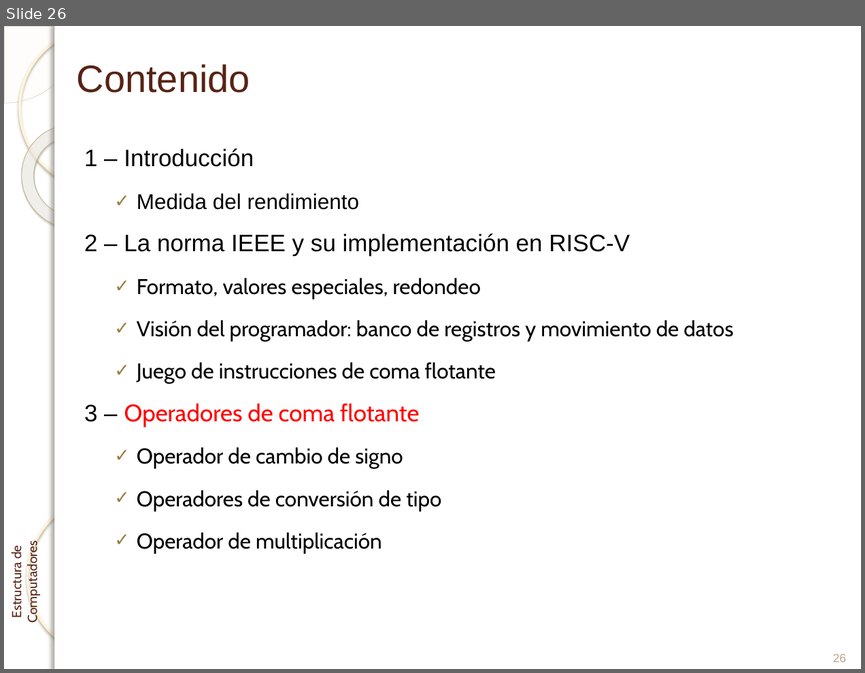
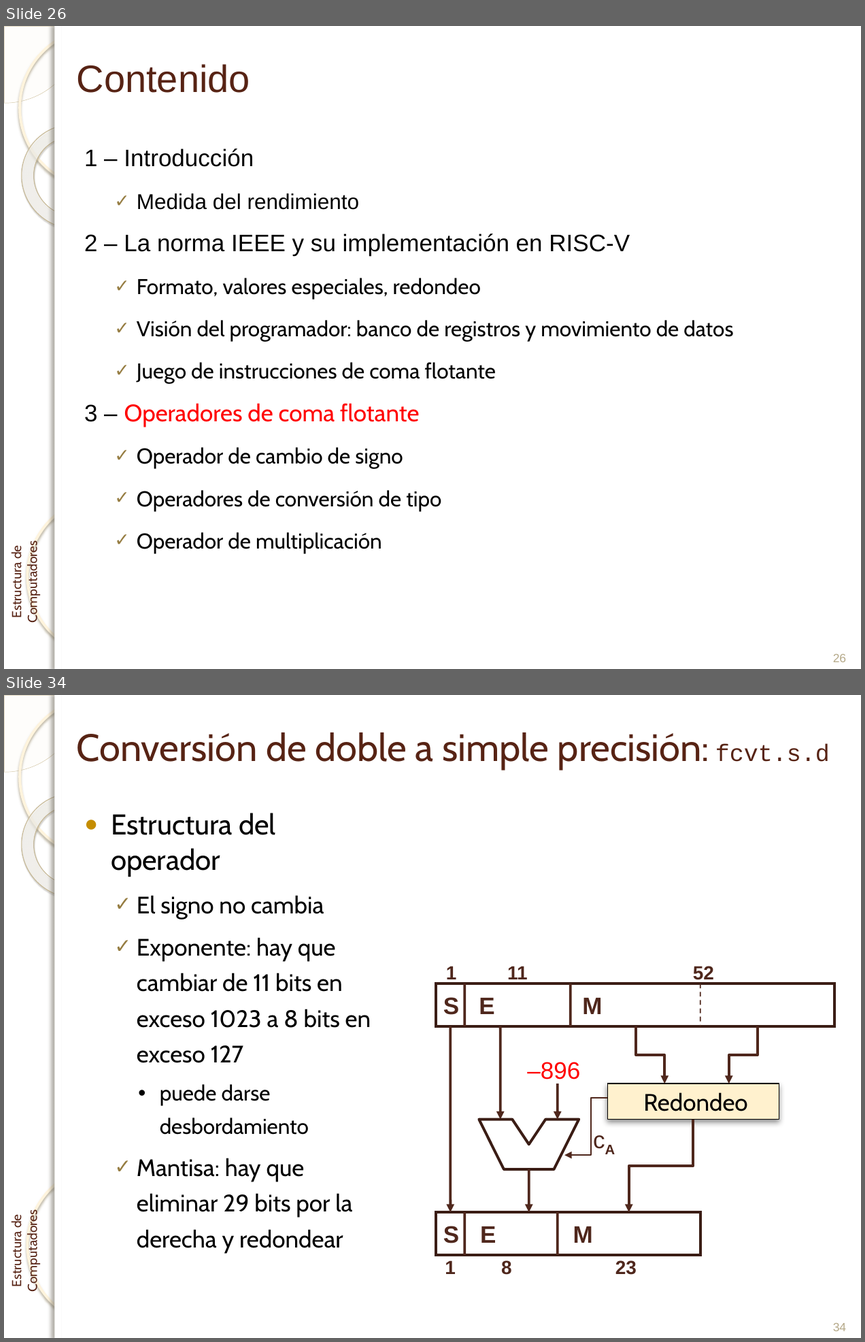
Before and after one commit to enriquesquintana/ETC, a slide deck: ETC_RISCV/Teoría/Tema 4. Aritmética de coma flotante_RISCV.pptx. Shown one above the other, each under a label of ours: slide 26 before the commit, slides 26 and 34 after it; the slides between them are not shown. The pictures are 865x673 and 865x1342 pixels, drawn with LibreOffice and Linux fonts; fonts in the diff are those of the drawing; background and template pictures are left out. Boxes give left, top, right and bottom in pixels: in the first picture for what was removed or moved away, otherwise in the second. Text is boxed around its words. In the diff, an @@ line names an element or a change of style, - is before the commit and + after.

```diff
--- a/ETC_RISCV/Teoría/Tema 4. Aritmética de coma flotante_RISCV.pptx
+++ b/ETC_RISCV/Teoría/Tema 4. Aritmética de coma flotante_RISCV.pptx
@@ slide 34 added at bbox=[4, 695, 861, 1338], background picture (left out); not listed: 7 template elements that a slide beside it also shows @@
@@ title added at bbox=[77, 732, 830, 770], 32 pt, text #572314 @@
+Conversión de doble a simple precisión: fcvt.s.d
@@ text added at bbox=[111, 813, 371, 1253], 20 pt, text #000000 @@
+● Estructura del operador
+  ✓ El signo no cambia
+  ✓ Exponente: hay que cambiar de 11 bits en exceso 1023 a 8 bits en exceso 127
+    • puede darse desbordamiento
+  ✓ Mantisa: hay que eliminar 29 bits por la derecha y redondear
@@ group added at bbox=[436, 966, 834, 1274]: 14 texts, 5 lines, 5 freeform shapes, 4 arrows, 3 rectangles @@
+S
+E
+M
+1
+8
+23
+S
+E
+M
+1
+11
+52
+–896
+Redondeo
+cA
@@ page number added at bbox=[833, 1323, 846, 1331], 10 pt, text #B6A98A @@
+34
```
Also in this commit, not shown: 3 slides changed, 14 other slides added, 3 other files.
